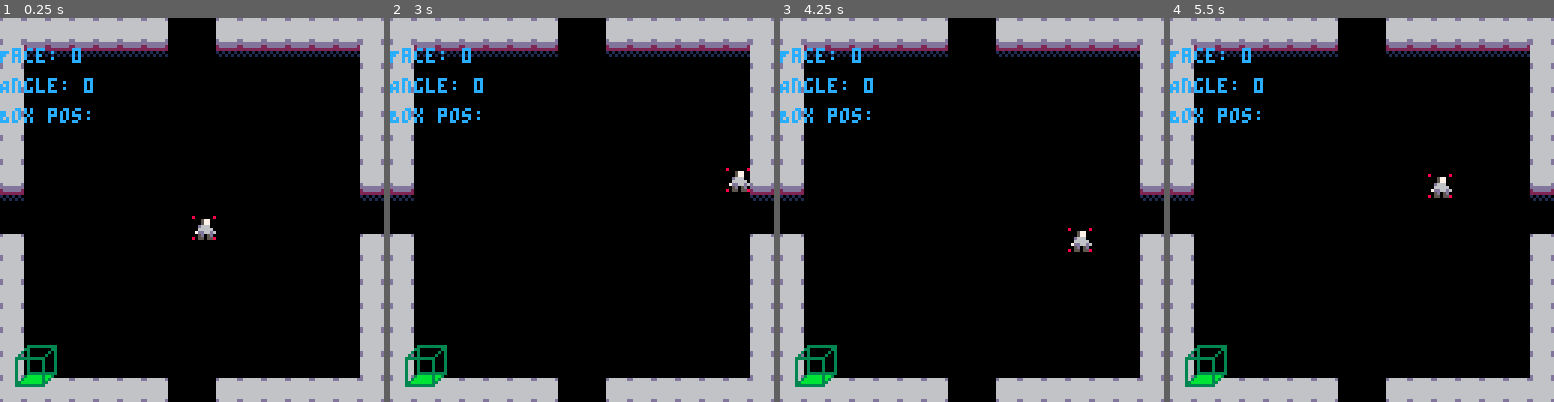
Above: before the commit, frames 1-4 (left to right).
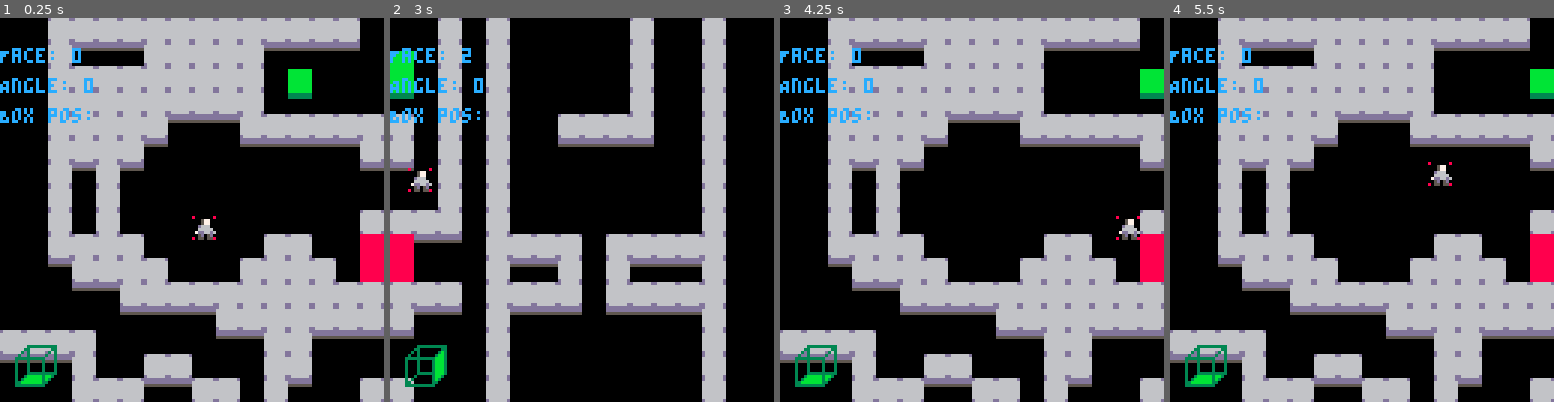
Above: after the commit, the same moments.

Repository: EmilBert/gmtkjam2025
Game: PICO-8 cartridge game.p8
Same seed, same stepped clock (60 frames per second), same inputs: the game is played once before the commit and once after it.
Inputs:
- Up to frame 1 (0.25 s): no input
- Up to frame 2 (3 s): hold Right 1.6-2.1 s; hold Up 2.15-2.42 s; hold Right from 2.47 s (still down)
- Up to frame 3 (4.25 s): release Right at 3.03 s; hold Left 3.08-3.58 s; hold Down 3.63-3.97 s; hold Right from 4.02 s (still down)
- Up to frame 4 (5.5 s): release Right at 4.68 s; hold Up 4.73-5.03 s; hold Left from 5.08 s (still down)

The runs differ from the first frame. In frame 1, 50% of the frame differs, in the area x 0-100%, y 0-100%; in frame 2, 45%; in frame 3, 50%; in frame 4, 50%.

Commit message:
Revert to correct p8 file

Diff:
--- a/game.p8
+++ b/game.p8
@@ -165,113 +165,113 @@
 
 
 __gff__
-0000000000000000000000000000000000010300000000000000000000000000000001000000000000000000000000000000000000000000000000000000000000000000000000000000000000000000000000000000000000000000000000000000000000000000000000000000000000000000000000000000000000000000
+0000000000000000000000000000000000010301000000000000000000000000000001000400000000000000000000000000000000000000000000000000000000000000000000000000000000000000000000000000000000000000000000000000000000000000000000000000000000000000000000000000000000000000
 0000000000000000000000000000000000000000000000000000000000000000000000000000000000000000000000000000000000000000000000000000000000000000000000000000000000000000000000000000000000000000000000000000000000000000000000000000000000000000000000000000000000000000
 __map__
-1111111111111100001111111111111111111111111111000011111111111111111111111111110000111111111111111111111111111100001111111111111111111111111111000011111111111111111111111111110000111111111111110000000000000000000000000000000000000000000000000000000000000000
-1100000000000000000000000000001111000000000000000000000000000011110000000000000000000000000000111100000000000000000000000000001111000000000000000000000000000011110000000000000000000000000000110000000000000000000000000000000000000000000000000000000000000000
-1100000000000000000000000000001111000000000000000000000000000011110000000000000000000000000000111100000000000000000000000000001111000000000000000000000000000011110000000000000000000000000000110000000000000000000000000000000000000000000000000000000000000000
-1100000000000000000000000000001111000000000000000000000000000011110000000000000000000000000000111100000000000000000000000000001111000000000000000000000000000011110000000000000000000000000000110000000000000000000000000000000000000000000000000000000000000000
-1100000000000000000000000000001111000000000000000000000000000011110000000000000000000000000000111100000000000000000000000000001111000000000000000000000000000011110000000000000000000000000000110000000000000000000000000000000000000000000000000000000000000000
-1100000000000000000000000000001111000000000000000000000000000011110000000000000000000000000000111100000000000000000000000000001111000000000000000000000000000011110000000000000000000000000000110000000000000000000000000000000000000000000000000000000000000000
-1100000000000000000000000000001111000000000000000000000000000011110000000000000000000000000000111100000000000000000000000000001111000000000000000000000000000011110000000000000000000000000000110000000000000000000000000000000000000000000000000000000000000000
-0000000000000000000000000000000000000000000000000000000000000000000000000000000000000000000000000000000000000000000000000000000000000000000000000000000000000000000000000000000000000000000000000000000000000000000000000000000000000000000000000000000000000000
-0000000000000000000000000000000000000000000000000000000000000000000000000000000000000000000000000000000000000000000000000000000000000000000000000000000000000000000000000000000000000000000000000000000000000000000000000000000000000000000000000000000000000000
-1100000000000000000000000000001111000000000000000000000000000011110000000000000000000000000000111100000000000000000000000000001111000000000000000000000000000011110000000000000000000000000000110000000000000000000000000000000000000000000000000000000000000000
-1100000000000000000000000000001111000000000000000000000000000011110000000000000000000000000000111100000000000000000000000000001111000000000000000000000000000011110000000000000000000000000000110000000000000000000000000000000000000000000000000000000000000000
-1100000000000000000000000000001111000000000000000000000000000011110000000000000000000000000000111100000000000000000000000000001111000000000000000000000000000011110000000000000000000000000000110000000000000000000000000000000000000000000000000000000000000000
-1100000000000000000000000000001111000000000000000000000000000011110000000000000000000000000000111100000000000000000000000000001111000000000000000000000000000011110000000000000000000000000000110000000000000000000000000000000000000000000000000000000000000000
-1100000000000000000000000000001111000000000000000000000000000011110000000000000000000000000000111100000000000000000000000000001111000000000000000000000000000011110000000000000000000000000000110000000000000000000000000000000000000000000000000000000000000000
-1100000000000000000000000000001111000000000000000000000000000011110000000000000000000000000000111100000000000000000000000000001111000000000000000000000000000011110000000000000000000000000000110000000000000000000000000000000000000000000000000000000000000000
-1111111111111100001111111111111111111111111111000011111111111111111111111111110000111111111111111111111111111100001111111111111111111111111111000011111111111111111111111111110000111111111111110000000000000000000000000000000000000000000000000000000000000000
-1111111111111100001111111111111100000000000000000000000000000000000000000000000000000000000000000000000000000000000000000000000000000000000000000000000000000000000000000000000000000000000000000000000000000000000000000000000000000000000000000000000000000000
-1100000000000000000000000000001100000000000000000000000000000000000000000000000000000000000000000000000000000000000000000000000000000000000000000000000000000000000000000000000000000000000000000000000000000000000000000000000000000000000000000000000000000000
-1100000000000000000000000000001100000000000000000000000000000000000000000000000000000000000000000000000000000000000000000000000000000000000000000000000000000000000000000000000000000000000000000000000000000000000000000000000000000000000000000000000000000000
-1100000000000000000000000000001100000000000000000000000000000000000000000000000000000000000000000000000000000000000000000000000000000000000000000000000000000000000000000000000000000000000000000000000000000000000000000000000000000000000000000000000000000000
-1100000000000000000000000000001100000000000000000000000000000000000000000000000000000000000000000000000000000000000000000000000000000000000000000000000000000000000000000000000000000000000000000000000000000000000000000000000000000000000000000000000000000000
-1100000000000000000000000000001100000000000000000000000000000000000000000000000000000000000000000000000000000000000000000000000000000000000000000000000000000000000000000000000000000000000000000000000000000000000000000000000000000000000000000000000000000000
-1100000000000000000000000000001100000000000000000000000000000000000000000000000000000000000000000000000000000000000000000000000000000000000000000000000000000000000000000000000000000000000000000000000000000000000000000000000000000000000000000000000000000000
-0000000000000000000000000000000000000000000000000000000000000000000000000000000000000000000000000000000000000000000000000000000000000000000000000000000000000000000000000000000000000000000000000000000000000000000000000000000000000000000000000000000000000000
-0000000000000000000000000000000000000000000000000000000000000000000000000000000000000000000000000000000000000000000000000000000000000000000000000000000000000000000000000000000000000000000000000000000000000000000000000000000000000000000000000000000000000000
-1100000000000000000000000000001100000000000000000000000000000000000000000000000000000000000000000000000000000000000000000000000000000000000000000000000000000000000000000000000000000000000000000000000000000000000000000000000000000000000000000000000000000000
-1100000000000000000000000000001100000000000000000000000000000000001200000000000000000000000000000000000000000000000000000000000000000000000000000000000000000000000000000000000000000000000000000000000000000000000000000000000000000000000000000000000000000000
-1100000000000000000000000000001100000000000000000000000000000000000000000000000000000000000000000000000000000000000000000000000000000000000000000000000000000000000000000000000000000000000000000000000000000000000000000000000000000000000000000000000000000000
-1100000000000000000000000000001100000000000000000000000000000000000000000000000000000000000000000000000000000000000000000000000000000000000000000000000000000000000000000000000000000000000000000000000000000000000000000000000000000000000000000000000000000000
-1100000000000000000000000000001100000000000000000000000000000000000000000000000000000000000000000000000000000000000000000000000000000000000000000000000000000000000000000000000000000000000000000000000000000000000000000000000000000000000000000000000000000000
-1100000000000000000000000000001100000000000000000000000000000000000000000000000000000000000000000000000000000000000000000000000000000000000000000000000000000000000000000000000000000000000000000000000000000000000000000000000000000000000000000000000000000000
-1111111111111100001111111111111100000000000000000000000000000000000000000000000000000000000000000000000000000000000000000000000000000000000000000000000000000000000000000000000000000000000000000000000000000000000000000000000000000000000000000000000000000000
-…(75 lines of a section not shown)…
+0000111111111111111111111111110000001111111111111100111111111111000011001100000000001100001100000000001111110000111100110000001100000000000000000000000000000000111111111111000000000000000000000000000000000000000000000000000000000000000000000000000000000000
+0000110000001111111111000000000000001111111111000000000000000011000011001100000000001100001100000000001111110000111100130000000011111111111111111111111111111111111111111111000000000000000000000000000000000000000000000000000000000000000000000000000000000000
+0000111111111111111111000000000000001111111100000000000000000011000011001100000000001100001100001111111111110000111100130000000011111111111111111111111111111111111111111111111111111111111100000000000000000000000000000000000000000000000000000000000000000000
+0000111111111111111111000000000000001111111100000000000000000000000011001100000000001100001100001111111111110000111100130000000011111111111111111111111111111111111111111111111111111111111100000000000000000000000000000000000000000000000000000000000000000000
+0000111111111100000011111111111100001111111111000000000000000000110011001100001111111100001100001111111111110000111111111111111111111111111111111111111111111111111111111111111111111111111100000000000000000000000000000000000000000000000000000000000000000000
+0000111111110000000000000000001100001111111111111100111111111111110011001100000000000000001100001111110000110000110000000000000011111111111111111111111111111111000000000000000000001111111100000000000000000000000000000000000000000000000000000000000000000000
+0000110011000000000000000000000000001111111111111100000011000000000011001100000000000000001100001111110000110000111111111100000011111111111111111111111111111111111111111111111111001111111100000000000000000000000000000000000000000000000000000000000000000000
+0000110011000000000000000000000000001111111111111111110011000000000011001100000000000000001100001111110000110000110000001100000011111111111111111111111111111111111111000000000011001111111100000000000000000000000000000000000000000000000000000000000000000000
+0000110011000000000000000000001100001100000000000000110011000000111111001100000000000000001100001111111111110000111111111100000011111111111111111111111111111111111111001111111111111111111100000000000000000000000000000000000000000000000000000000000000000000
+0000111111110000000000111100001300001100001100000011111111000000130000001111111100111111111100001111111111110000110000000000000011111111111111111111111111111111111111001111110011001111111100000000000000000000000000000000000000000000000000000000000000000000
+0000001111111100000011111111001300001100001100000000000000000000130000001100001100110000001100001111111111110000110000000000000000000000110000000000001111111111111111111111110011001111111100000000000000000000000000000000000000000000000000000000000000000000
+0000000000111111111111111111111100001111111111111111111111111111111111001111111100111111111100001111111111110000110000000000000011111111111111111111111111111111111111111111110011001111111100000000000000000000000000000000000000000000000000000000000000000000
+0000000000000000001111111111111100001111111111111111110000000000110000001100000000000000001100001111111111110000110000000000000011111111111111111111111111111111111111111111110011001111111100000000000000000000000000000000000000000000000000000000000000000000
+1111111100000000000000111100000000001111111111111111111111111111000000001100000000000000001100001111111111110000111111111111111111111111111111111111111111111111110000000000000000000000000000000000000000000000000000000000000000000000000000000000000000000000
+0000001100001111000000111100000000001111111111111111111111111100000000001100000000000000001100001111111111110000000000000000000011111111111111111111111111111111111311000000000011001100000000000000000000000000000000000000000000000000000000000000000000000000
+0000001111110000111100110000001100001111111111111111111111111124110000001100000000000000001100001111111111110000000000000000000011111111111111111111111111111111000011111111111111001111111111110000000000000000000000000000000000000000000000000000000000000000
+0000111111111111111111111111110000000000000000000000000000000000000000000000000000000000000000000000000000000000000000000000000000000000000000000000000000000000000000000000000000000000000000000000000000000000000000000000000000000000000000000000000000000000
+0000110000001111111111000000000000000000000000000000000000000000000000000000000000000000000000000000000000000000000000000000000000000000000000000000000000000000000000000000000000000000000000000000000000000000000000000000000000000000000000000000000000000000
+0000111111111111111111001200000000000000000000000000000000000000000000000000000000000000000000000000000000000000000000000000000000000000000000000000000000000000000000000000000000000000000000000000000000000000000000000000000000000000000000000000000000000000
+0000111111111111111111000000000000000000000000000000000000000000000000000000000000000000000000000000000000000000000000000000000000000000000000000000000000000000000000000000000000000000000000000000000000000000000000000000000000000000000000000000000000000000
+0000111111111100000011111111111100000000000000000000000000000000000000000000000000000000000000000000000000000000000000000000000000000000000000000000000000000000000000000000000000000000000000000000000000000000000000000000000000000000000000000000000000000000
+0000111111110000000000000000001100000000000000000000000000000000000000000000000000000000000000000000000000000000000000000000000000000000000000000000000000000000000000000000000000000000000000000000000000000000000000000000000000000000000000000000000000000000
+0000110011000000000000000000000000000000000000000000000000000000000000000000000000000000000000000000000000000000000000000000000000000000000000000000000000000000000000000000000000000000000000000000000000000000000000000000000000000000000000000000000000000000
+0000110011000000000000000000000000000000000000000000000000000000000000000000000000000000000000000000000000000000000000000000000000000000000000000000000000000000000000000000000000000000000000000000000000000000000000000000000000000000000000000000000000000000
+0000110011000000000000000000001100000000000000000000000000000000000000000000000000000000000000000000000000000000000000000000000000000000000000000000000000000000000000000000000000000000000000000000000000000000000000000000000000000000000000000000000000000000
+0000111111110000000000111100000000000000000000000000000000000000000000000000000000000000000000000000000000000000000000000000000000000000000000000000000000000000000000000000000000000000000000000000000000000000000000000000000000000000000000000000000000000000
+0000001111111100000011111111000000000000000000000000000000000000000000000000000000000000000000000000000000000000000000000000000000000000000000000000000000000000000000000000000000000000000000000000000000000000000000000000000000000000000000000000000000000000
+0000000000111111111111111111111100000000000000000000000000000000000000000000000000000000000000000000000000000000000000000000000000000000000000000000000000000000000000000000000000000000000000000000000000000000000000000000000000000000000000000000000000000000
+0000000000000000001111111111111100000000000000000000000000000000000000000000000000000000000000000000000000000000000000000000000000000000000000000000000000000000000000000000000000000000000000000000000000000000000000000000000000000000000000000000000000000000
+0000000000000000000000111100000000000000000000000000000000000000000000000000000000000000000000000000000000000000000000000000000000000000000000000000000000000000000000000000000000000000000000000000000000000000000000000000000000000000000000000000000000000000
+1111111100001111000000111100000000000000000000000000000000000000000000000000000000000000000000000000000000000000000000000000000000000000000000000000000000000000000000000000000000000000000000000000000000000000000000000000000000000000000000000000000000000000
+0000001111110000111100000000001100000000000000000000000000000000000000000000000000000000000000000000000000000000000000000000000000000000000000000000000000000000000000000000000000000000000000000000000000000000000000000000000000000000000000000000000000000000
+…(75 lines of a section not shown)…
Not shown, changed: 27 lines of the sprite sheet (__gfx__) section of game.p8
